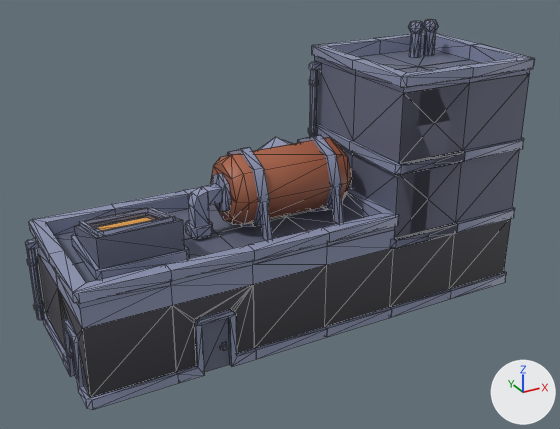
One commit to the FBX model ledger/Assets/Props/city-kit-industrial/building-r.fbx: the scene before it, then after it.
The view is the same before and after, from a 50 mm lens placed at (-1.79, -3.45, 2.14), pointed at (0.03, -0.13, 0.48). Every picture has the same lights, and +X, +Y and +Z are marked at lower right. The first picture is the older version. Mesh edges are drawn as thin lines. Where no turn or scale is listed for an object, it has been applied to the vertices. Vertices at exactly the same position are counted once.

The first picture shows 'building-r'.
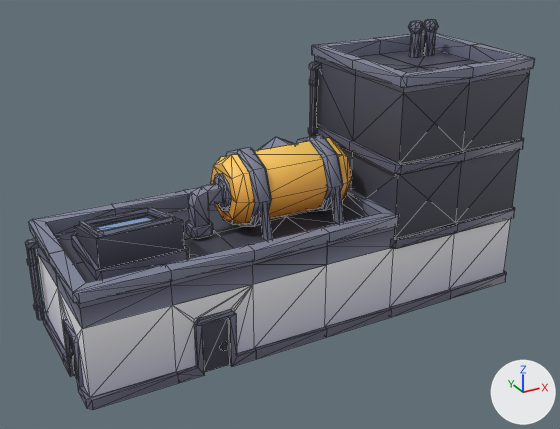
Location of each change, [x1, y1, x2, y2] in pixels of the pictures (560 x 429 px):
part 1 of me_scene, built on
    before: [174, 57, 470, 285]
    after: [29, 55, 535, 398]
part 2 of me_scene, surface changed
    both: [25, 19, 535, 410]

The change, as a list of edits to the scene's bpy script:
```text
Add mat_colormap_specular:
    mat_colormap_specular = principled_material('colormap-specular')
    mat_colormap_specular.texture = img_colormap_png
Change me_scene:
    used by ob_building_r; location = (0.0, 0.0, 0.0)
    remove me_scene.from_pydata(...)  # 1226 vertices, 1838 faces; spans x -1.24..1.24, y -0.64..0.64, z 0.0..1.39
    add me_scene.from_pydata(...)  # 1300 vertices, 1912 faces; spans x -1.24..1.24, y -0.64..0.64, z 0.0..1.39
    me_scene part 1: 6 vertices moved from x -0.36..0.22, y -0.42..-0.01, z 0.61..0.81 to x -0.35..0.15, y -0.35..-0.08, z 0.57..0.84; 28 vertices removed from x -0.38..0.82, y -0.63..0.19, z 0.45..1.2; 100 vertices added at x -1.2..1.24, y -0.63..0.19, z 0.0..1.28
    me_scene part 2: 1553 kept faces spanning x -1.24..1.24, y -0.64..0.64, z 0.0..1.39 get new texture (UV) coordinates
    other edits to the shape of me_scene do not show in these pictures
    add me_scene.materials.append(mat_colormap_specular)  # picture img_colormap_png
```
